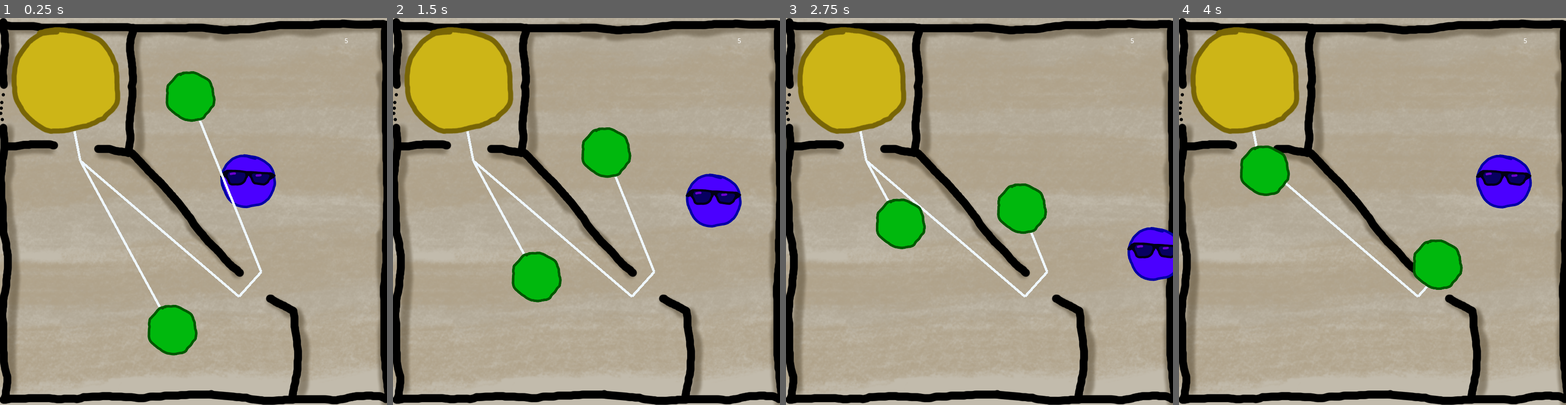
Above: before the commit, frames 1-4 (left to right).
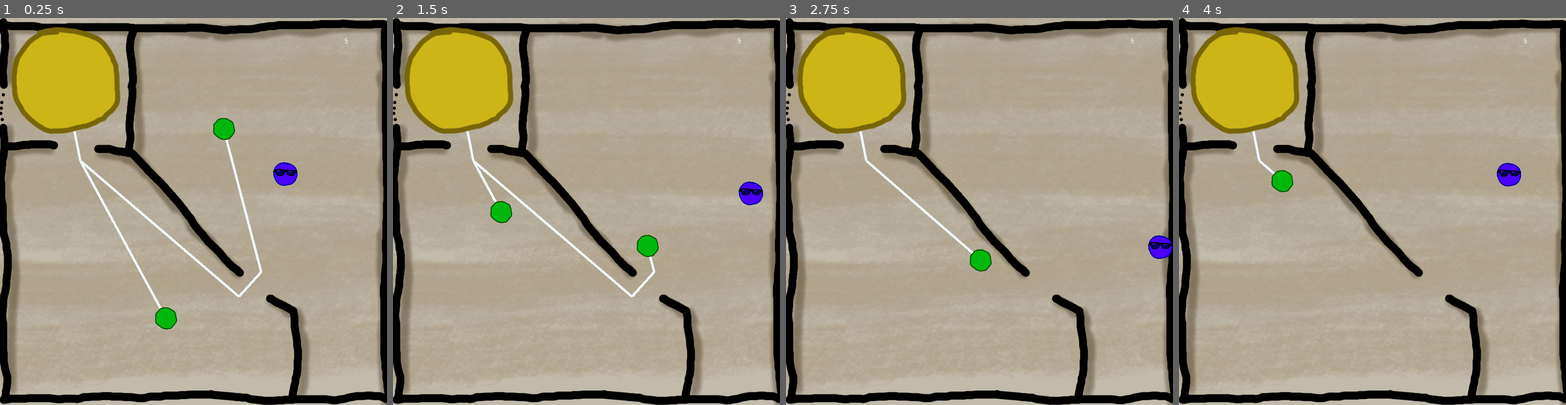
Above: after the commit, the same moments.

Repository: jalarimar/pizza
Game: Godot game, scene res://Level 1.tscn
Same seed, same stepped clock (60 frames per second), same inputs: the game is played once before the commit and once after it.
Inputs (mouse positions are in pixels of both pictures, inside the frame that each line leads up to):
- Up to frame 1 (0.25 s): no input
- Up to frame 2 (1.5 s): move the mouse to (586, 107) at 0.52 s; hold D (right) 0.53-1.28 s; move the mouse to (540, 285) at 1.27 s; hold S (down) from 1.28 s (still down)
- Up to frame 3 (2.75 s): move the mouse to (1018, 126) at 2.02 s; release S (down) at 2.03 s; hold D (right) from 2.03 s (still down)
- Up to frame 4 (4 s): move the mouse to (1353, 288) at 2.77 s; release D (right) at 2.78 s; hold W (up) 2.78-3.53 s; move the mouse to (1488, 269) at 3.52 s; hold A (left) from 3.53 s (still down)

The runs differ from the first frame. In frame 1, 4.9% of the frame differs, in the area x 38-77%, y 13-88%; in frame 2, 5.3%, in the area x 25-96%, y 28-74%; in frame 3, 4.6%; in frame 4, 4.4%.

Commit message:
Change player and friend size, make them walk faster.

Diff:
--- a/Friend.gd
+++ b/Friend.gd
@@ -7,7 +7,7 @@
 var coolness = 0      # -5, 1, 5, 20
 var is_aware = false
 var direction = Vector2.UP
-var speed = 100
+var speed = 200
 
 
 func _ready():
--- a/Friend.tscn
+++ b/Friend.tscn
@@ -9,8 +9,7 @@
 [node name="Friend" type="KinematicBody2D" groups=[
 "friend",
 ]]
-position = Vector2( 382, 135 )
-scale = Vector2( 0.5, 0.5 )
+scale = Vector2( 0.219, 0.219 )
 script = ExtResource( 1 )
 
 [node name="Sprite" type="Sprite" parent="."]
--- a/Level 1.tscn
+++ b/Level 1.tscn
@@ -20,6 +20,7 @@
 texture = ExtResource( 1 )
 
 [node name="Player" parent="." instance=ExtResource( 2 )]
+position = Vector2( 588.086, 322.895 )
 
 [node name="Walls" type="Node2D" parent="."]
 
@@ -42,6 +43,7 @@
 text = "5"
 
 [node name="Friend" parent="." instance=ExtResource( 4 )]
+position = Vector2( 449.352, 179.25 )
 
 [node name="Friend2" parent="." instance=ExtResource( 4 )]
 position = Vector2( 366, 663 )
--- a/Player.tscn
+++ b/Player.tscn
@@ -4,15 +4,14 @@
 [ext_resource path="res://person_cool.png" type="Texture" id=2]
 
 [sub_resource type="CircleShape2D" id=1]
-radius = 33.9832
+radius = 21.2132
 
 [node name="Player" type="KinematicBody2D"]
-position = Vector2( 509, 338 )
 script = ExtResource( 1 )
 
 [node name="Sprite" type="Sprite" parent="."]
 modulate = Color( 1.09724, 0, 1.10588, 1 )
-scale = Vector2( 0.5, 0.5 )
+scale = Vector2( 0.219391, 0.219391 )
 texture = ExtResource( 2 )
 __meta__ = {
 "_edit_lock_": true
